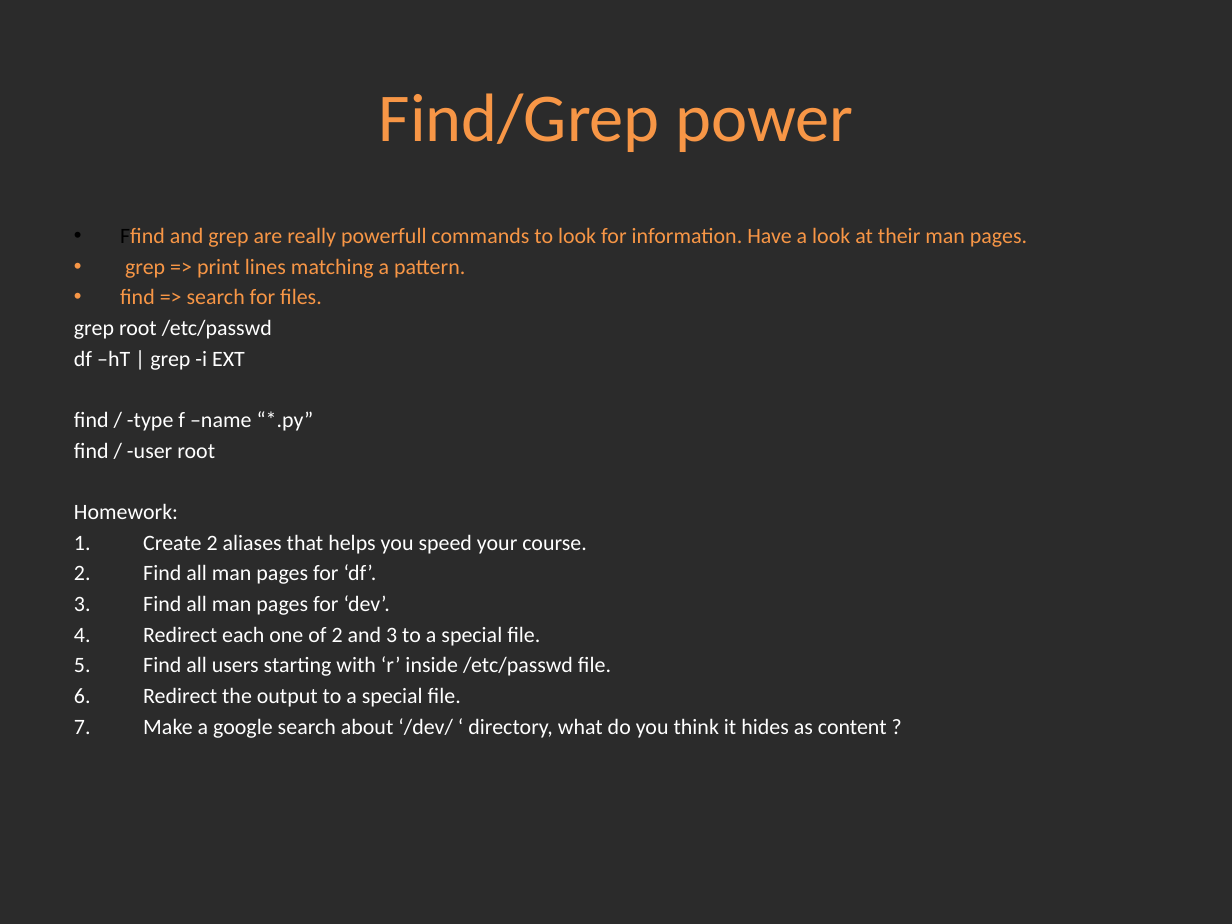
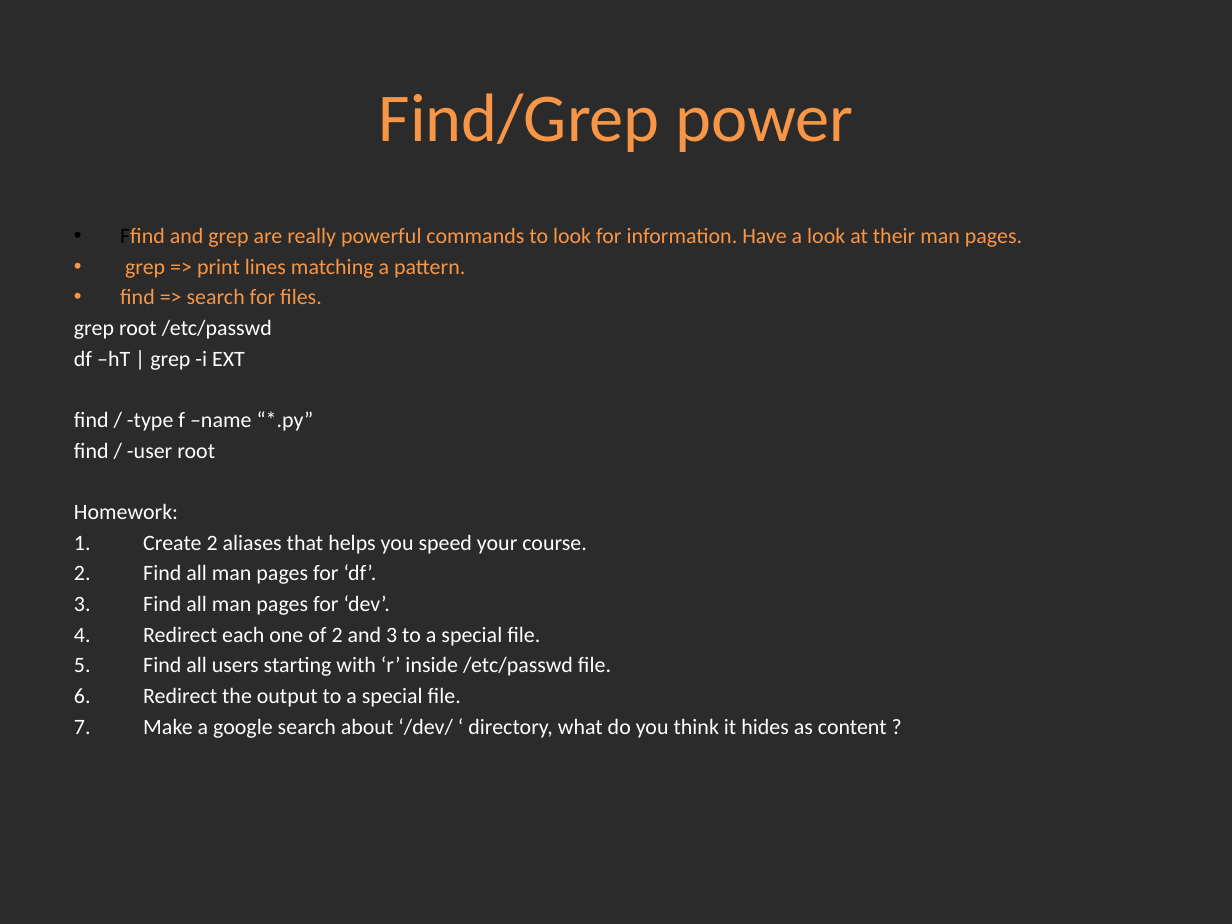
Before and after one commit to Academy-Soft-Intellect/Linux-Course, a slide deck: slide 9 of 2.UsingEssentialTools/02-UsingEssentialTools.pptx. Drawn at 1232x924 pixels with LibreOffice and Linux fonts; fonts in the diff are those of the drawing; background and template pictures are left out; a plain dark background stands for a picture behind light text. Boxes give left, top, right and bottom in pixels: in the first picture for what was removed or moved away, otherwise in the second. Text is boxed around its words. In the diff, an @@ line names an element or a change of style, - is before the commit and + after.

```diff
--- a/2.UsingEssentialTools/02-UsingEssentialTools.pptx
+++ b/2.UsingEssentialTools/02-UsingEssentialTools.pptx
@@ text at (120,227,1022,247): text changed @@
-• Ffind and grep are really powerfull commands to look for information. Have a look at their man pages.
+• Ffind and grep are really powerful commands to look for information. Have a look at their man pages.
```
Also in this commit, not shown: 4 other slides changed, 1 slide added, 3 other files.
